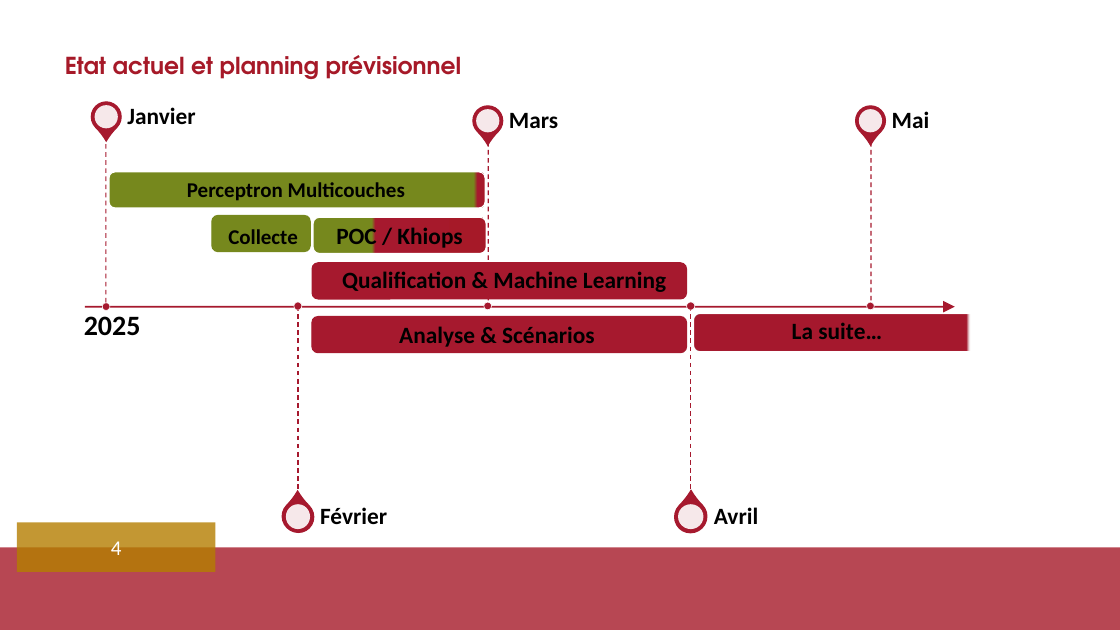
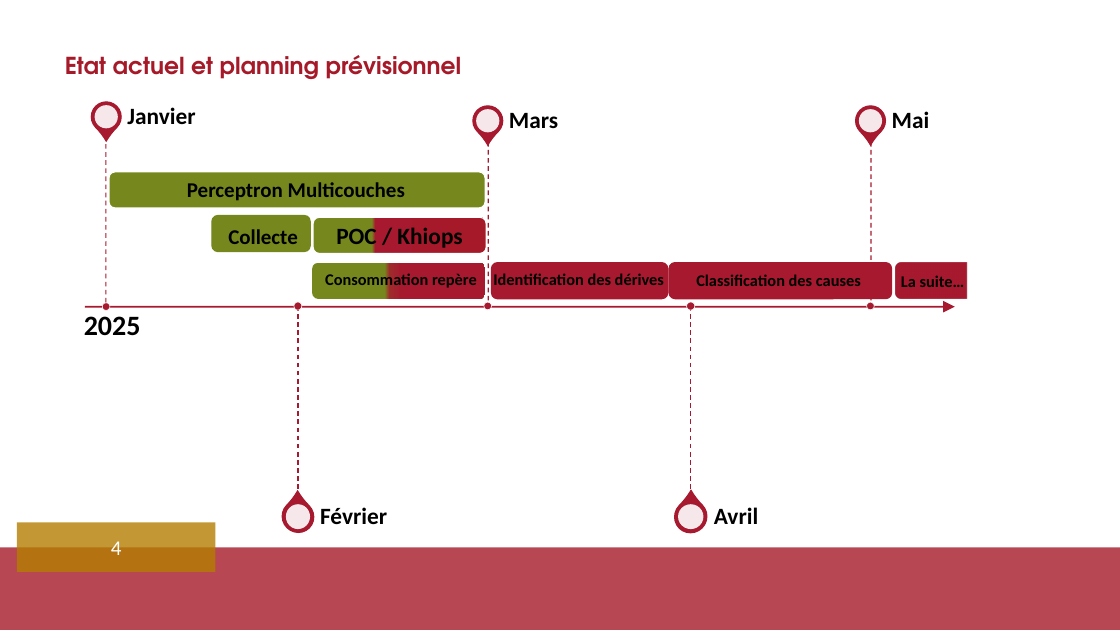
Before and after one commit to alfux/multilayer-perceptron, a slide deck: slide 4 of others/20250114_GPS_NRJ.pptx. Drawn at 1120x630 pixels with LibreOffice and Linux fonts; fonts in the diff are those of the drawing; background and template pictures are left out. Boxes give left, top, right and bottom in pixels: in the first picture for what was removed or moved away, otherwise in the second. Text is boxed around its words. In the diff, an @@ line names an element or a change of style, - is before the commit and + after.

```diff
--- a/others/20250114_GPS_NRJ.pptx
+++ b/others/20250114_GPS_NRJ.pptx
@@ rounded rectangle at <box>109,172,486,208</box>: fill gradient #76881D to #A6192E to #A61928 to #76881D @@
@@ rounded rectangle: place and size @@
-rounded rectangle at <box>313,263,687,299</box>
+rounded rectangle at <box>313,263,486,299</box>
@@ rounded rectangle at <box>313,263,486,299</box>: fill #A6192E to gradient #76881D to #9E2B2B to #A6192E; outline #A6192E 1 pt to none @@
@@ rounded rectangle: place and size @@
-rounded rectangle at <box>312,317,686,353</box>
+rounded rectangle at <box>492,263,668,299</box>
@@ rounded rectangle added at <box>670,263,892,299</box>, fill #A6192E, outline #A6192E 1 pt @@
@@ text "La suite…": place and size @@
-text "La suite…" at <box>792,322,882,339</box>
+text "La suite…" at <box>901,275,965,287</box>
@@ text "La suite…" at <box>901,275,965,287</box>: size 20 to 14 pt @@
@@ rounded rectangle: place and size @@
-rounded rectangle at <box>695,314,1120,350</box>
+rounded rectangle at <box>897,263,1007,299</box>
@@ text at <box>325,272,477,290</box>: text changed; size 20 to 14 pt @@
-Qualification & Machine Learning
+Consommation repère
@@ text at <box>493,273,664,285</box>: text changed; size 20 to 14 pt @@
-Analyse & Scénarios
+Identification des dérives
@@ text added at <box>696,274,861,286</box>, 14 pt, text #000000, bold @@
+Classification des causes
```
Also in this commit, not shown: 5 other slides changed, 9 other files.
